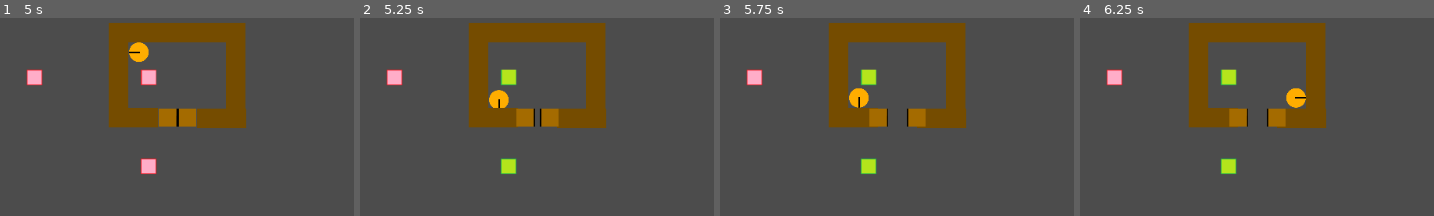
Above: before the commit, frames 1-4 (left to right).
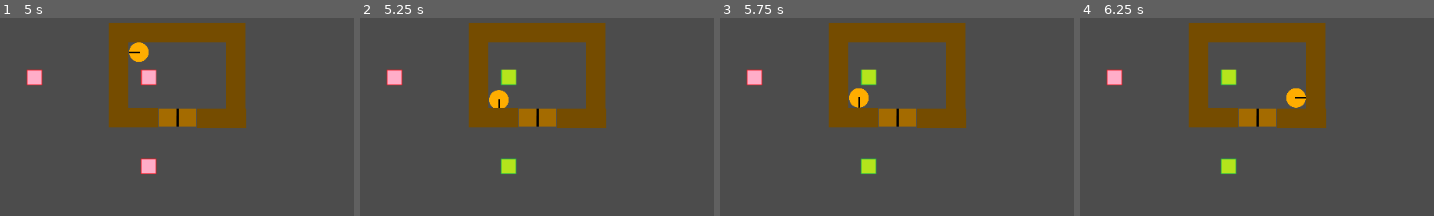
Above: after the commit, the same moments.

Repository: Charidan/Kleptochron
Game: Godot game, scene res://scenes/CollisionTest.tscn
Same seed, same stepped clock (60 frames per second), same inputs: the game is played once before the commit and once after it.
Inputs:
- Up to frame 1 (5 s): tap Enter at 0.5, 2, 3.5 s; hold Right (ui_right) 0.53-1.28 s; tap Space at 1.25, 2.75, 4.25 s; hold Down (ui_down) 1.28-2.03 s; hold Right (ui_right) 2.03-2.78 s; hold Up (ui_up) 2.78-3.53 s; hold Left (ui_left) from 3.53 s (still down)
- Up to frame 2 (5.25 s): release Left (ui_left) at 5.03 s; hold Down (ui_down) from 5.03 s (still down)
- Up to frame 3 (5.75 s): keep holding Down (ui_down)
- Up to frame 4 (6.25 s): release Down (ui_down) at 5.78 s; hold Right (ui_right) from 5.78 s (still down)
The pictures show only the part of the screen within x 22-72%, y 26-76%; the shares and areas given below are measured in that part.

Frame 1 is identical in both runs. In frame 2, 0.4% of the frame differs, in the area x 44-57%, y 45-56%; in frame 3, 1.1%, in the area x 42-59%, y 45-56%; in frame 4, 1.1%.
Error after the commit: Invalid get index 'position' (on base: 'null instance'). (res://scripts/door.gd:53)

Commit message:
WIP: Time travel

Diff:
--- a/scripts/CollisionTest.gd
+++ b/scripts/CollisionTest.gd
@@ -35,6 +35,8 @@
 
 	timeplate.connect("body_entered", self, "_on_pressureplate_body_entered", [timeplate])
 
+func travel_back(delta):
+	global.time_travel_back(delta, self.get_children())
 
 func _on_pressureplate_body_entered(body, origin):
 	if body.get_name() == "Character":
--- a/scripts/Pressureplate.gd
+++ b/scripts/Pressureplate.gd
@@ -20,10 +20,10 @@
 
 	if sprite_on.is_visible():
 		emit_signal("plate_off", plate_name)
-		event_list.append('plate_off:' + str(global.time))
+		event_list.append(['plate_off', global.time, {'state' : 'off'}])
 	else:
 		emit_signal("plate_on", plate_name)
-		event_list.append('plate_on:' + str(global.time))
+		event_list.append(['plate_on', global.time, {'state' : 'on'}])
 
 func set_on(signal_value):
 	print('Hi' + str(self))
@@ -41,3 +41,13 @@
 
 func is_on():
 	return find_node("sprite_on").is_visible()
+
+func reset_to_events(events):
+	var early_event = events[0][0]
+	var late_event = events[1][0]
+	if early_event == "plate_on":
+		find_node("sprite_on").show()
+		find_node("sprite_off").hide()
+	else:
+		find_node("sprite_on").hide()
+		find_node("sprite_off").show()
--- a/scripts/door.gd
+++ b/scripts/door.gd
@@ -11,6 +11,8 @@
 const POS_RIGHT_CLOSE = Vector2(5, 0)
 var event_list = []
 var time = 0
+var LEFT_DOOR = find_node("leftdoor")
+var RIGHT_DOOR = find_node("rightdoor")
 
 # class member variables go here, for example:
 # var a = 2
@@ -25,15 +27,15 @@
 	time += 1
 	if moving:
 		if open:
-			moving = move_towards(find_node('leftdoor'), POS_LEFT_OPEN, delta)
-			move_towards(find_node('rightdoor'), POS_RIGHT_OPEN, delta)
+			moving = move_towards(LEFT_DOOR, POS_LEFT_OPEN, delta)
+			move_towards(RIGHT_DOOR, POS_RIGHT_OPEN, delta)
 			if !moving:
-				event_list.append('open_end:' + str(global.time))
+				event_list.append(['open_end', global.time, {'left_position' : self.POS_LEFT_OPEN, 'right_position' : self.POS_RIGHT_OPEN}])
 		else:
-			moving = move_towards(find_node('leftdoor'), POS_LEFT_CLOSE, delta)
-			move_towards(find_node('rightdoor'), POS_RIGHT_CLOSE, delta)
+			moving = move_towards(LEFT_DOOR, POS_LEFT_CLOSE, delta)
+			move_towards(RIGHT_DOOR, POS_RIGHT_CLOSE, delta)
 			if !moving:
-				event_list.append('close_end:' + str(global.time))
+				event_list.append(['close_end', global.time, {'left_position' : self.POS_LEFT_CLOSE, 'right_position' : self.POS_RIGHT_CLOSE}])
 
 func move_towards(obj, dest, delta):
 	var distance = (dest - obj.position)
@@ -48,19 +50,22 @@
 	if signal_value == PASSWORD:
 		moving = true
 		open = true
-		event_list.append('open_begin:' + str(global.time))
+		event_list.append(['open_begin', global.time, {'left_position' : LEFT_DOOR.position, 'right_position' : RIGHT_DOOR.position}])
 
 func close(signal_value):
 	if signal_value == PASSWORD:
 		moving = true
 		open = false
-		event_list.append('close_begin:' + str(global.time))
+		event_list.append(['close_begin', global.time, {'left_position' : LEFT_DOOR.position, 'right_position' : RIGHT_DOOR.position}])
 
-func toggle():
-	moving = true
-	open = !open
-	if open:
-		event_list.append('open_begin:' + str(global.time))
-	else:
-		event_list.append('close_begin:' + str(global.time))
-	print(event_list)
+func reset_to_events(events):
+	var early_event = events[0]
+	var late_event = events[1]
+	LEFT_DOOR.position = early_event[2]['left_position']
+	RIGHT_DOOR.position = early_event[2]['right_position']
+	if early_event == 'open_begin':
+		move_towards(LEFT_DOOR, POS_LEFT_OPEN, global.time - early_event[1])
+		move_towards(RIGHT_DOOR, POS_RIGHT_OPEN, global.time - early_event[1])
+	elif early_event == 'close_begin':
+		move_towards(LEFT_DOOR, POS_LEFT_CLOSE, global.time - early_event[1])
+		move_towards(RIGHT_DOOR, POS_RIGHT_CLOSE, global.time - early_event[1])
--- a/scripts/global.gd
+++ b/scripts/global.gd
@@ -5,6 +5,27 @@
 func _physics_process(delta):
 	time += 1
 
-
 func reset_time():
 	time = 0
+
+func find_adjacent_events(t, event_list):
+	#Does a binary search
+    var start = 0
+    var end = len(event_list) - 1
+    while true:
+        if end < start:
+            return [event_list[end], event_list[start]]
+        var m = int((start + end)/2)
+        if event_list[m][1] < t:
+            start = m + 1
+        elif event_list[m][1] > t:
+            end = m - 1
+        else:
+            return [event_list[m], event_list[m]]
+
+func time_travel_back(delta, children):
+	time -= delta
+	for child in children:
+		if child.event_list:
+			var events = self.find_adjacent_events(time, child.event_list)
+			child.reset_to_events(events)
